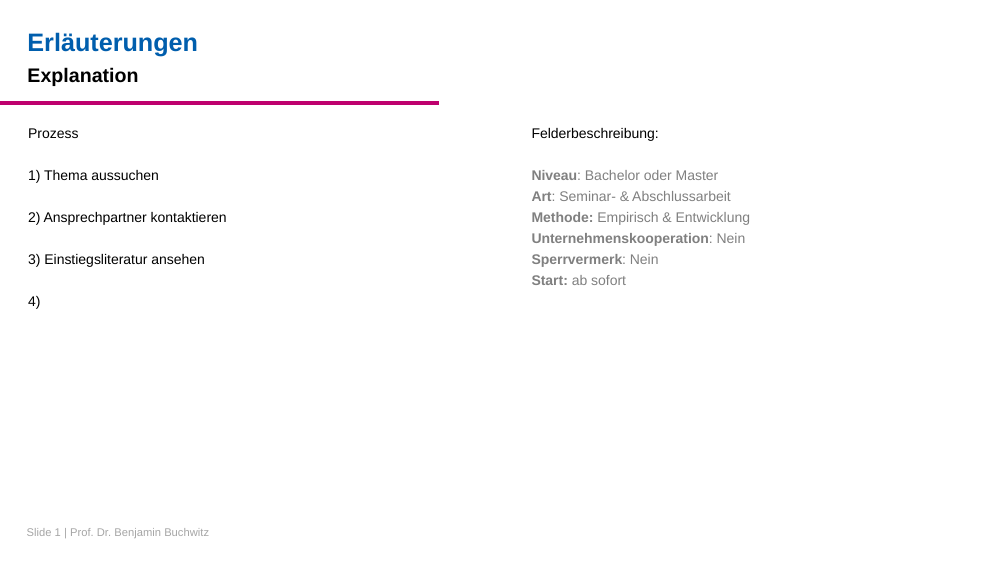
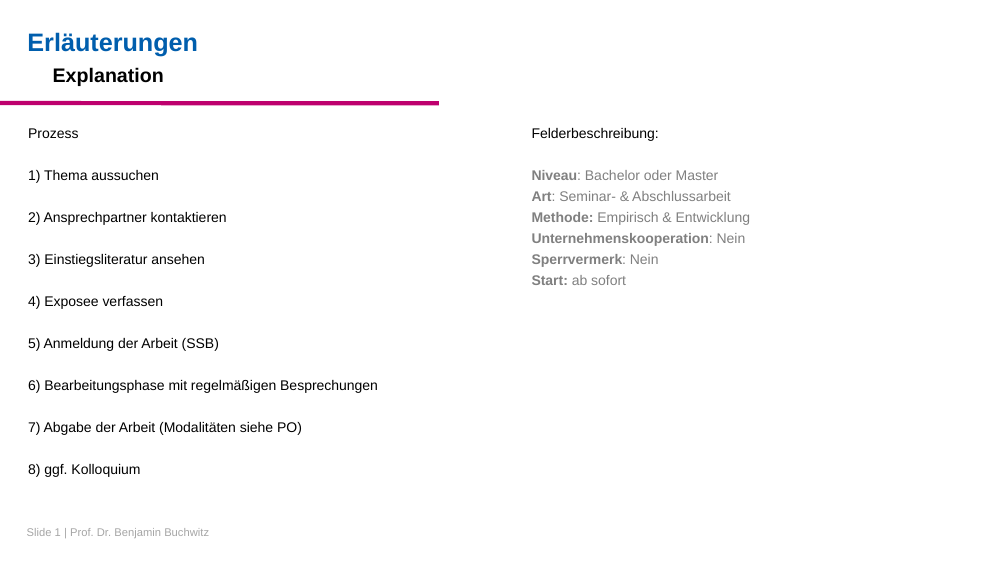
Before and after one commit to bchwtz/bchwtz-base, a slide deck: slide 1 of data/bchwtz-topics.pptx. Drawn at 1008x567 pixels with LibreOffice and Linux fonts; fonts in the diff are those of the drawing; background and template pictures are left out. Boxes give left, top, right and bottom in pixels: in the first picture for what was removed or moved away, otherwise in the second. Text is boxed around its words. In the diff, an @@ line names an element or a change of style, - is before the commit and + after.

```diff
--- a/data/bchwtz-topics.pptx
+++ b/data/bchwtz-topics.pptx
@@ text "Explanation" at (53, 67, 164, 86): indent changed; more space between paragraphs @@
@@ text at (28, 296, 378, 477): text changed @@
-4)
+4) Exposee verfassen
+5) Anmeldung der Arbeit (SSB)
+6) Bearbeitungsphase mit regelmäßigen Besprechungen
+7) Abgabe der Arbeit (Modalitäten siehe PO)
+8) ggf. Kolloquium
```
Also in this commit, not shown: 3 other slides changed, 2 slides added, 5 other files.
